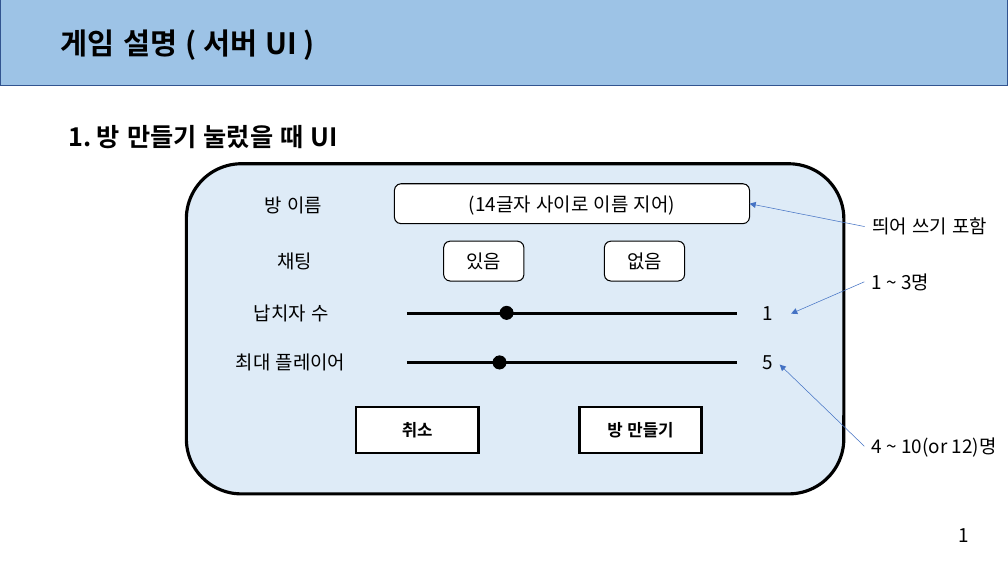
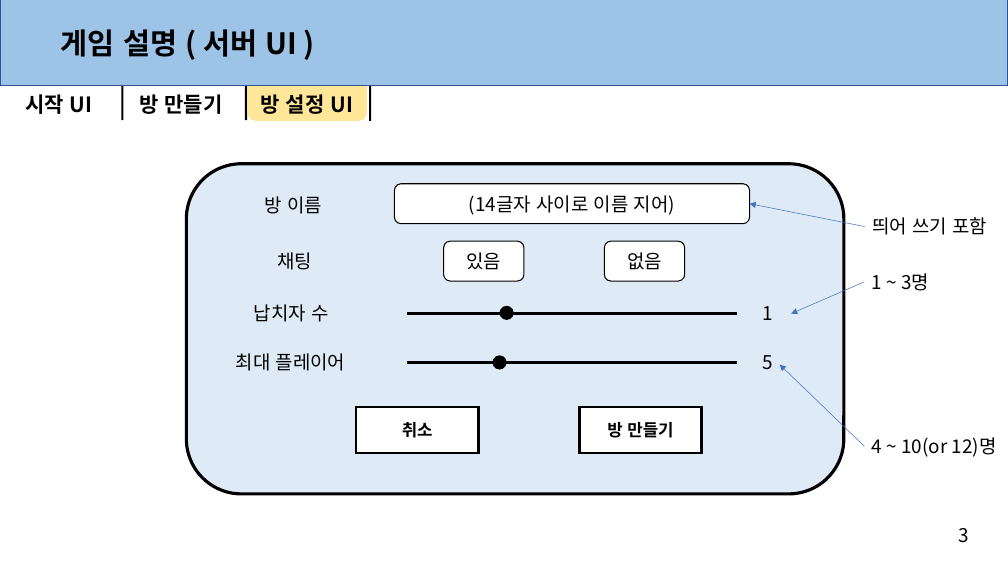
Before and after one commit to anglik0370/EscapeIsland, a slide deck: slide 4 of Document/UI/서버 UI.pptx. Drawn at 1008x567 pixels with LibreOffice and Linux fonts; fonts in the diff are those of the drawing. Boxes give left, top, right and bottom in pixels: in the first picture for what was removed or moved away, otherwise in the second. Text is boxed around its words. In the diff, an @@ line names an element or a change of style, - is before the commit and + after.

```diff
--- a/Document/UI/서버 UI.pptx
+++ b/Document/UI/서버 UI.pptx
@@ rectangle added at (121,84,123,120), fill #000000 @@
@@ rectangle added at (245,84,247,120), fill #000000 @@
@@ rounded rectangle added at (247,70,367,121), fill #FFE699 @@
@@ rectangle added at (369,85,371,121), fill #000000 @@
@@ text added at (25,94,93,114), 20 pt, text #000000, bold @@
+시작 UI
@@ text at (139,94,222,114): text changed; size 24 to 20 pt @@
-1. 방 만들기 눌렀을 때 UI
+방 만들기
@@ text added at (261,94,353,114), 20 pt, text #000000, bold @@
+방 설정 UI
@@ text at (959,528,969,543): text changed @@
-1
+3
```
Also in this commit, not shown: 3 other slides changed.
